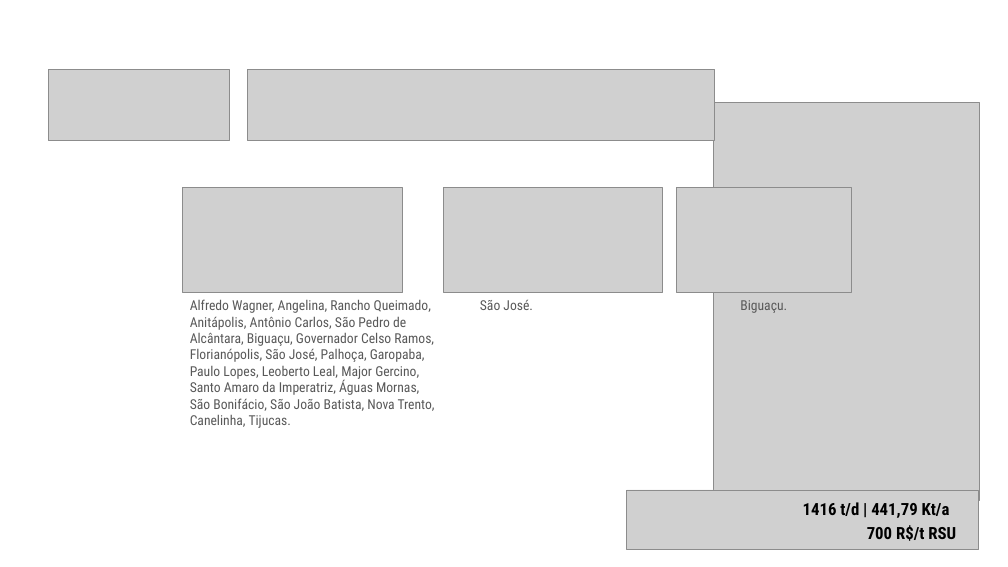
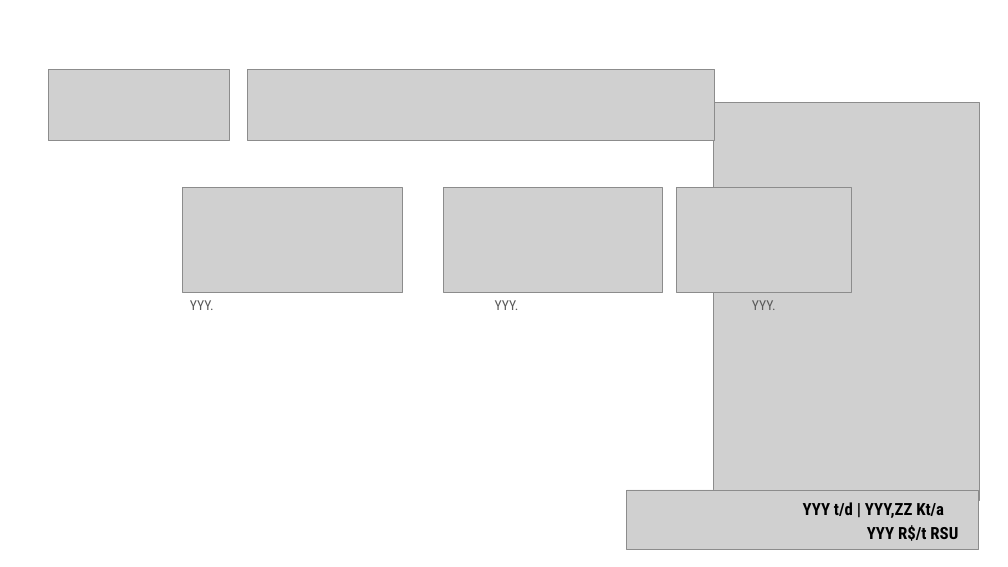
Before and after one commit to cristiansimioni/gestaoregionalizadarsu, a slide deck: slide 6 of templates/Infográficos.pptx. Drawn at 1008x567 pixels with LibreOffice and Linux fonts; fonts in the diff are those of the drawing; grey boxes stand for pictures; background and template pictures are left out. Boxes give left, top, right and bottom in pixels: in the first picture for what was removed or moved away, otherwise in the second. Text is boxed around its words. In the diff, an @@ line names an element or a change of style, - is before the commit and + after.

```diff
--- a/templates/Infográficos.pptx
+++ b/templates/Infográficos.pptx
@@ text at (190, 300, 214, 310): text changed @@
-Alfredo Wagner, Angelina, Rancho Queimado, Anitápolis, Antônio Carlos, São Pedro de Alcântara, Biguaçu, Governador Celso Ramos, Florianópolis, São José, Palhoça, Garopaba, Paulo Lopes, Leoberto Leal, Major Gercino, Santo Amaro da Imperatriz, Águas Mornas, São Bonifácio, São João Batista, Nova Trento, Canelinha, Tijucas.
+YYY.
@@ text at (495, 300, 519, 310): text changed @@
-São José.
+YYY.
@@ text at (752, 300, 776, 310): text changed @@
-Biguaçu.
+YYY.
@@ text at (803, 502, 944, 518): text changed @@
-1416 t/d | 441,79 Kt/a
+YYY t/d | YYY,ZZ Kt/a
@@ text at (867, 525, 958, 541): text changed @@
-700 R$/t RSU
+YYY R$/t RSU
```
Also in this commit, not shown: 10 other slides changed, 4 slides added, 3 slides removed, 44 other files.
